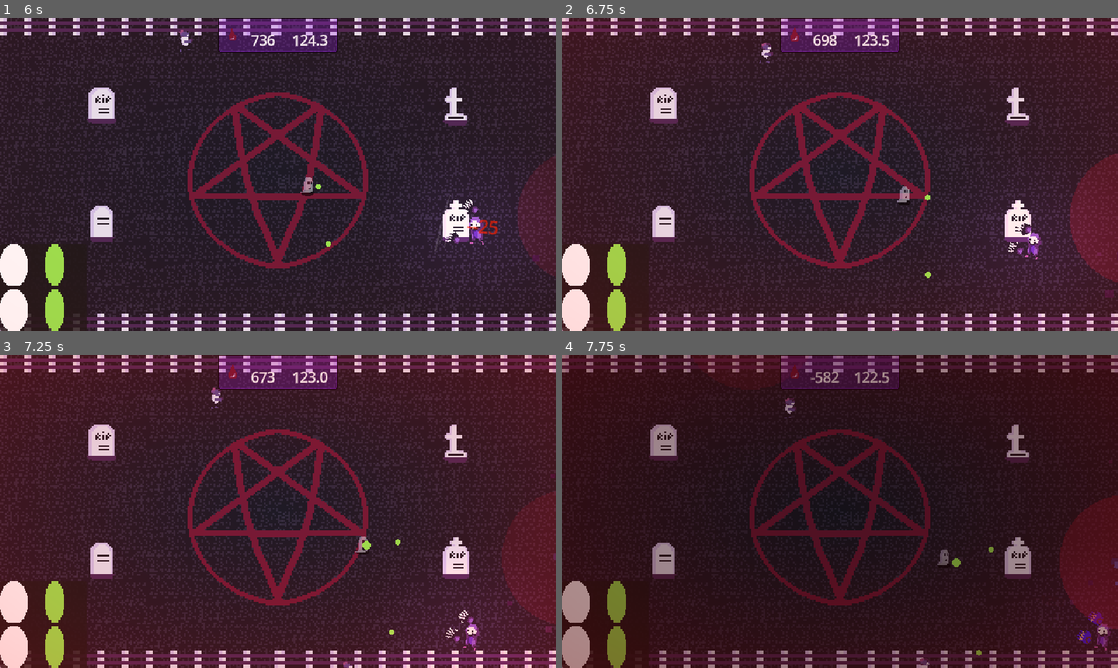
Above: before the commit, frames 1-4 (two rows, left to right).
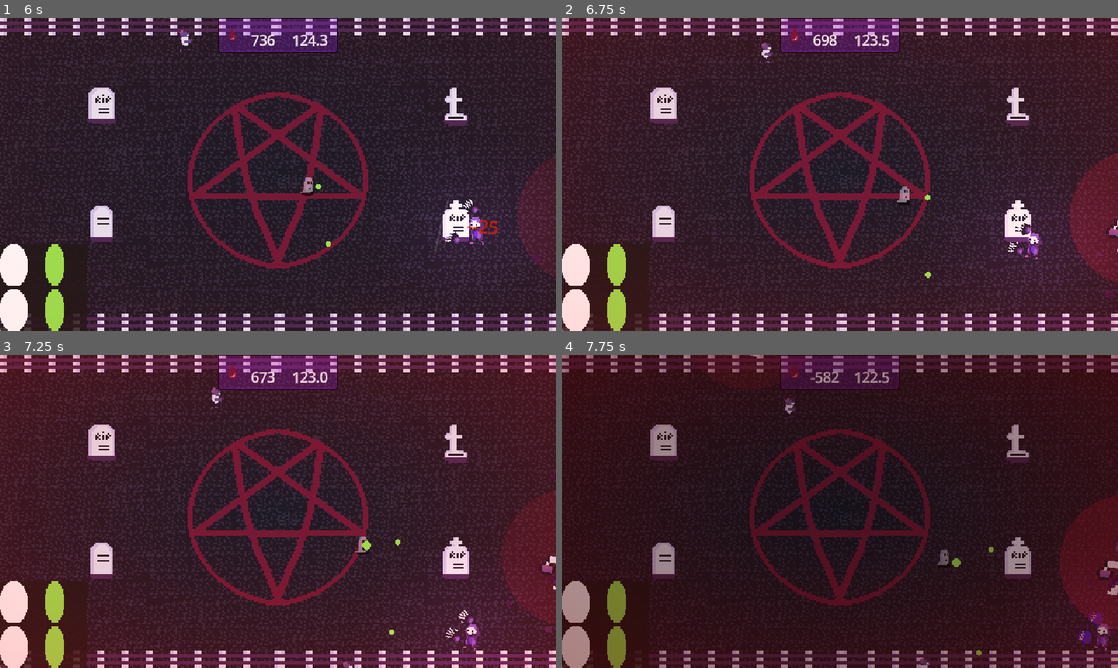
Above: after the commit, the same moments.

Repository: Diego-G-Sanchez/necro-bullet-hell
Game: Godot game, scene res://ui/start_screen.tscn
Same seed, same stepped clock (60 frames per second), same inputs: the game is played once before the commit and once after it.
Inputs (mouse positions are in pixels of both pictures, inside the frame that each line leads up to):
- Up to frame 1 (6 s): click "Play" at 0.5 s; click "Play" at 1.25 s; move the mouse to (400, 158) at 2.02 s; press the mouse at (400, 158) at 2.03 s; hold D (move_right) 2.03-2.78 s; move the mouse to (166, 190) at 2.77 s; release the mouse at (166, 190) at 2.78 s; hold S (move_down) 2.78-3.53 s; right-click (166, 190) at 2.85 s; move the mouse to (333, 105) at 3.52 s; hold D (move_right) 3.53-4.28 s; tap 3 (go_mage) at 3.6 s; move the mouse to (250, 237) at 4.27 s; hold W (move_up) 4.28-5.03 s; tap 2 (go_sharp) at 4.35 s; move the mouse to (444, 221) at 5.02 s; hold A (move_left) from 5.03 s (still down); tap 1 (go_wolf) at 5.1 s; move the mouse to (111, 127) at 5.77 s; click (111, 127) at 5.85 s
- Up to frame 2 (6.75 s): move the mouse to (867, 174) at 6.52 s; release A (move_left) at 6.53 s; hold S (move_down) from 6.53 s (still down); hold Right mouse button (action2) from 6.53 s (still down)
- Up to frame 3 (7.25 s): keep holding S (move_down); keep holding Right mouse button (action2)
- Up to frame 4 (7.75 s): move the mouse to (756, 433) at 7.27 s; release S (move_down) at 7.28 s; release Right mouse button (action2) at 7.28 s; hold D (move_right) from 7.28 s (still down); tap 3 (go_mage) at 7.35 s

Frame 1 is identical in both runs. In frame 2, less than 0.1% of the frame differs, in the area x 97-100%, y 64-75%; in frame 3, less than 0.1%; in frame 4, 0.2%, in the area x 33-100%, y 0-77%.

Commit message:
the thickums drop

Diff:
--- a/enemies/thiccums/thiccums.tscn
+++ b/enemies/thiccums/thiccums.tscn
@@ -4,7 +4,7 @@
 [ext_resource type="PackedScene" uid="uid://cq8hn0s5svofn" path="res://components/health/health.tscn" id="1_hfuf0"]
 [ext_resource type="Script" uid="uid://dciw2d4b2myip" path="res://components/hurtbox/hurt_box.gd" id="2_bwstf"]
 [ext_resource type="Script" uid="uid://dyifetepnbpij" path="res://components/hitbox/hit_box.gd" id="3_20vm6"]
-[ext_resource type="Texture2D" uid="uid://c731gyge3e2ay" path="res://assets/zombie.png" id="5_20vm6"]
+[ext_resource type="Texture2D" uid="uid://csmbfg8uodibq" path="res://assets/thickums.png" id="5_20vm6"]
 [ext_resource type="Texture2D" uid="uid://bejfn11yi1iyk" path="res://assets/circle2.png" id="5_dveb8"]
 [ext_resource type="PackedScene" uid="uid://4u3bg2cj51nf" path="res://components/arena_bounds/arena_bounds.tscn" id="6_arena"]
 [ext_resource type="PackedScene" uid="uid://cej32yq2uw0e3" path="res://enemies/frost.tscn" id="7_ryn3m"]
Binary file added: assets/bg.ase
Binary file added: assets/thickums.png
